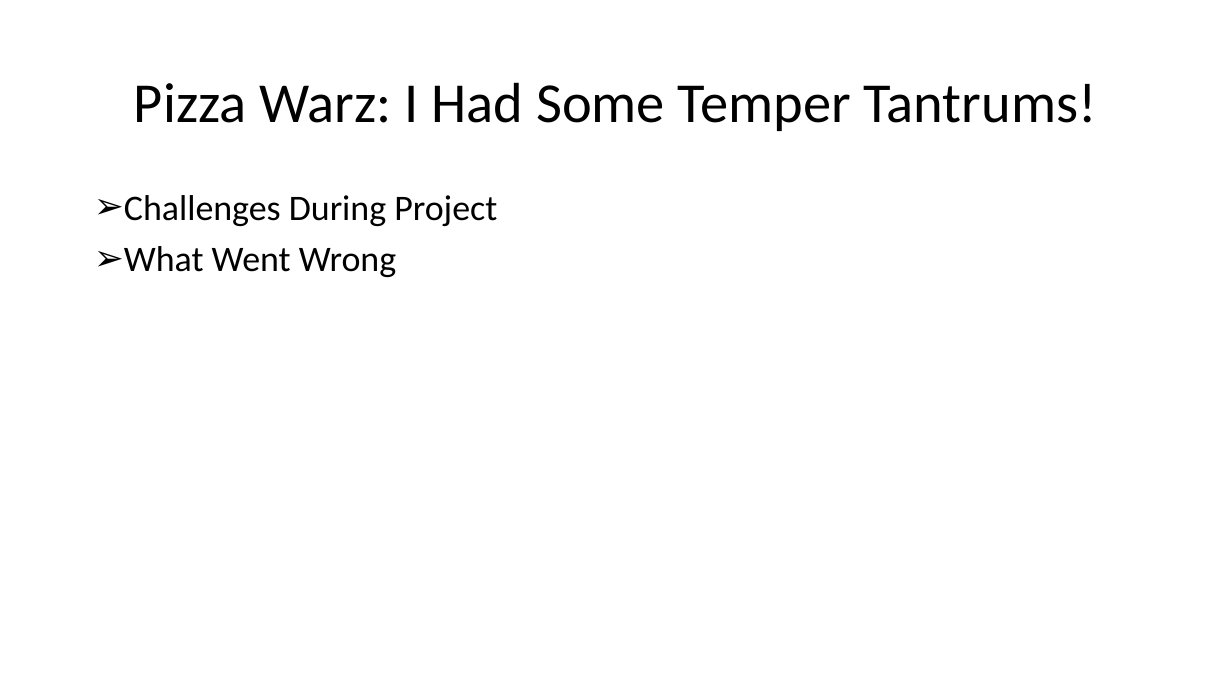
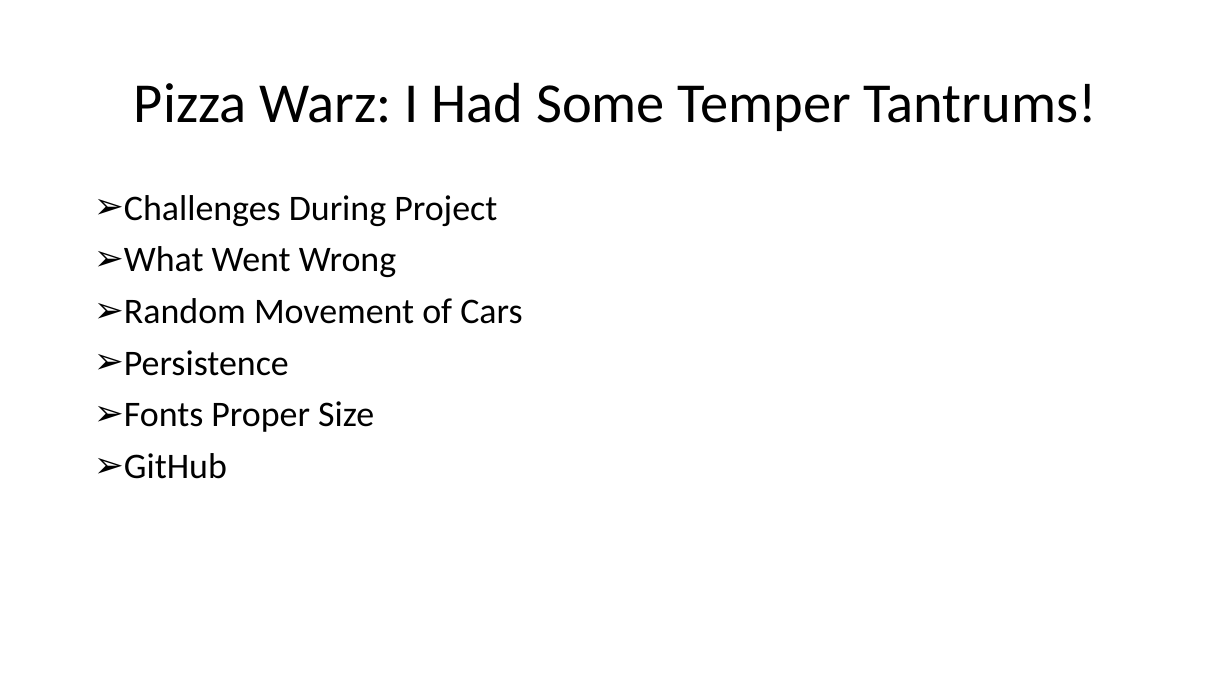
Before and after one commit to Project214PWZ/PizzaWarz, a slide deck: slide 15 of PizzaWarz.pptx. Drawn at 1232x693 pixels with LibreOffice and Linux fonts; fonts in the diff are those of the drawing. Boxes give left, top, right and bottom in pixels: in the first picture for what was removed or moved away, otherwise in the second. Text is boxed around its words. In the diff, an @@ line names an element or a change of style, - is before the commit and + after.

```diff
--- a/PizzaWarz.pptx
+++ b/PizzaWarz.pptx
@@ text at <box>124,298,522,479</box>: paragraphs added @@
+➢ Random Movement of Cars
+➢ Persistence
+➢ Fonts Proper Size
+➢ GitHub
```
Also in this commit, not shown: 2 other slides changed, 17 other files.
